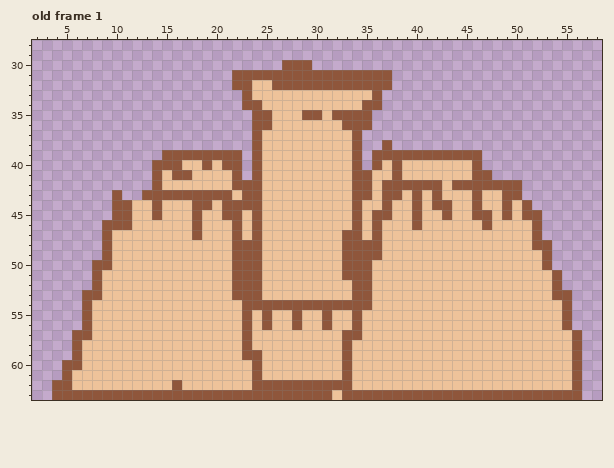
A pixel-art file gets an edit: assets/sandcastle-small.ase. That is the earlier state.
64x64 pixels, 1 frame. Shown: old frame 1: x 2..58, y 28..63. The commit also changed other frames, which this record leaves out.
Now the later version:
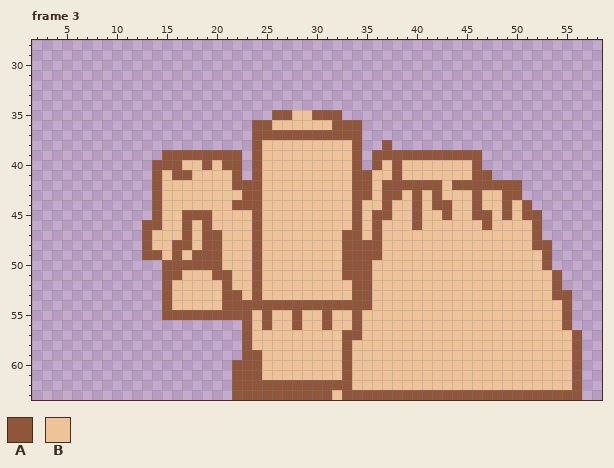
Palette (. is transparent): A #8f563b  B #eec39a
A new or re-ordered frame is compared with the old frame closest to it.
Change:
frames 1 -> 4
Frame 3 is new; against old frame 1:
Colour A replaces colour B in row 35 at x 26 to 27 and 31; in row 36 at x 32; in row 37 at x 25 to 33; in row 45 at x 17 and 19; in row 46 at x 13 to 14, 17 and 19; in row 47 at x 13, 17 and 19 to 20.
Colour A replaces colour B in row 48 at x 13, 16 to 17 and 19 to 20; in row 49 at x 13 to 14, 16 and 18 to 20; in row 50 at x 15 to 20; in row 51 at x 15 to 16 and 20 to 21; in rows 52 to 53 at x 15 and 21; in row 54 at x 15 and 21 to 22.
Colour A replaces colour B in row 55 at x 15 to 22; in rows 60 to 62 at x 22 to 23.
Colour B replaces colour A in row 35 at x 29; in row 43 at x 15 to 21; in row 44 at x 18 to 19 and 21; in row 45 at x 21 to 22; in rows 46 to 47 at x 18 and 22; in rows 48 to 52 at x 22 to 23.
Colour B replaces colour A in row 53 at x 23.
The edit erases colour A in row 30 at x 27 to 29; in row 31 at x 22 to 37; in row 32 at x 22 to 23 and 26 to 37; in row 33 at x 23 and 36; in row 34 at x 23 to 24 and 35 to 36; in row 35 at x 24 to 25 and 33 to 35.
The edit erases colour A in row 36 at x 35; in row 43 at x 10 and 13; in rows 44 to 45 at x 10 to 11; in row 46 at x 9 to 11; in rows 47 to 49 at x 9; in row 50 at x 8 to 9.
The edit erases colour A in rows 51 to 52 at x 8; in row 53 at x 7 to 8; in rows 54 to 56 at x 7; in row 57 at x 6 to 7; in rows 58 to 59 at x 6; in row 60 at x 5 to 6.
The edit erases colour A in row 61 at x 5; in row 62 at x 4 to 5 and 16; in row 63 at x 4 to 21.
The edit erases colour B in row 32 at x 24 to 25; in row 33 at x 24 to 35; in row 34 at x 25 to 34; in rows 44 to 45 at x 12 to 13; in row 46 at x 12; in rows 47 to 49 at x 10 to 12.
The edit erases colour B in row 50 at x 10 to 14; in rows 51 to 53 at x 9 to 14; in rows 54 to 55 at x 8 to 14; in rows 56 to 57 at x 8 to 22; in rows 58 to 59 at x 7 to 22; in row 60 at x 7 to 21.
The edit erases colour B in row 61 at x 6 to 21; in row 62 at x 6 to 15 and 17 to 21.
Where, in picture pixels (left, top, right, bottom), the same in both pictures:
changed: (232, 60, 392, 140)
changed: (52, 190, 252, 400)
